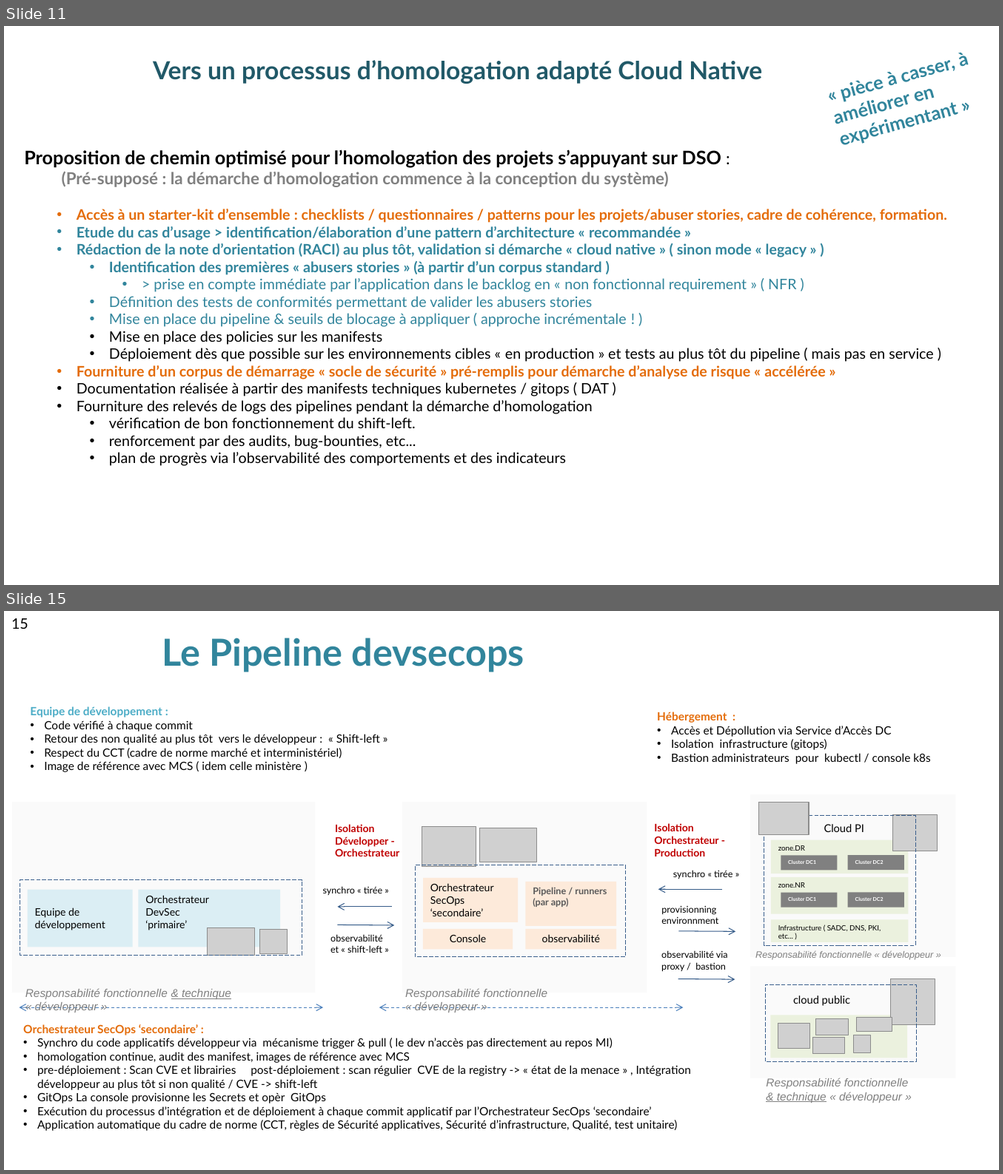
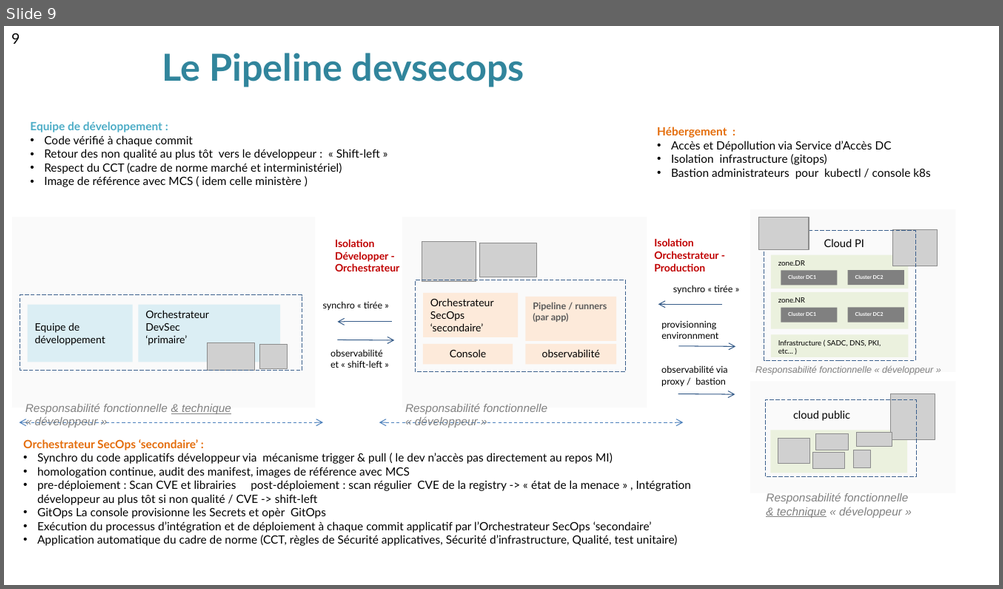
Before and after one commit to cloud-pi-native/certification, a slide deck: Depot de support collaboratif/Cloud pi native - La qualité en continue.pptx. Shown one above the other, each under a label of ours: slides 11 and 15 before the commit, slide 9 after it; the slides between them are not shown. The pictures are 1003x1174 and 1003x589 pixels, drawn with LibreOffice and Linux fonts; fonts in the diff are those of the drawing; grey boxes stand for pictures; background and template pictures are left out. Boxes give left, top, right and bottom in pixels: in the first picture for what was removed or moved away, otherwise in the second. Text is boxed around its words. In the diff, an @@ line names an element or a change of style, - is before the commit and + after.

```diff
--- a/Depot de support collaboratif/Cloud pi native - La qualité en continue.pptx
+++ b/Depot de support collaboratif/Cloud pi native - La qualité en continue.pptx
@@ slide 11 removed at (4,26,999,585), background #FFFFFF @@
@@ text removed at (153,60,762,84) @@
-Vers un processus d’homologation adapté Cloud Native
@@ text removed at (888,53,969,101) @@
-« pièce à casser, à améliorer en expérimentant »
@@ text removed at (24,150,947,466) @@
-Proposition de chemin optimisé pour l’homologation des projets s’appuyant sur DSO :
-  (Pré-supposé : la démarche d’homologation commence à la conception du système)
-  • Accès à un starter-kit d’ensemble : checklists / questionnaires / patterns pour les projets/abuser stories, cadre de cohérence, formation.
-  • Etude du cas d’usage > identification/élaboration d’une pattern d’architecture « recommandée »
-  • Rédaction de la note d’orientation (RACI) au plus tôt, validation si démarche « cloud native » ( sinon mode « legacy » )
-    • Identification des premières « abusers stories » (à partir d’un corpus standard )
-      • > prise en compte immédiate par l’application dans le backlog en « non fonctionnal requirement » ( NFR )
-    • Définition des tests de conformités permettant de valider les abusers stories
-    • Mise en place du pipeline & seuils de blocage à appliquer ( approche incrémentale ! )
-    • Mise en place des policies sur les manifests
-    • Déploiement dès que possible sur les environnements cibles « en production » et tests au plus tôt du pipeline ( mais pas en service )
-  • Fourniture d’un corpus de démarrage « socle de sécurité » pré-remplis pour démarche d’analyse de risque « accélérée »
-  • Documentation réalisée à partir des manifests techniques kubernetes / gitops ( DAT )
-  • Fourniture des relevés de logs des pipelines pendant la démarche d’homologation
-    • vérification de bon fonctionnement du shift-left.
-    • renforcement par des audits, bug-bounties, etc...
-    • plan de progrès via l’observabilité des comportements et des indicateurs
@@ what was slide 15 is now slide 9 @@
@@ page number at (11,33,20,44): text changed @@
-15
+9
```
Also in this commit, not shown: 5 slides added, 16 other slides removed, 2 other files.
